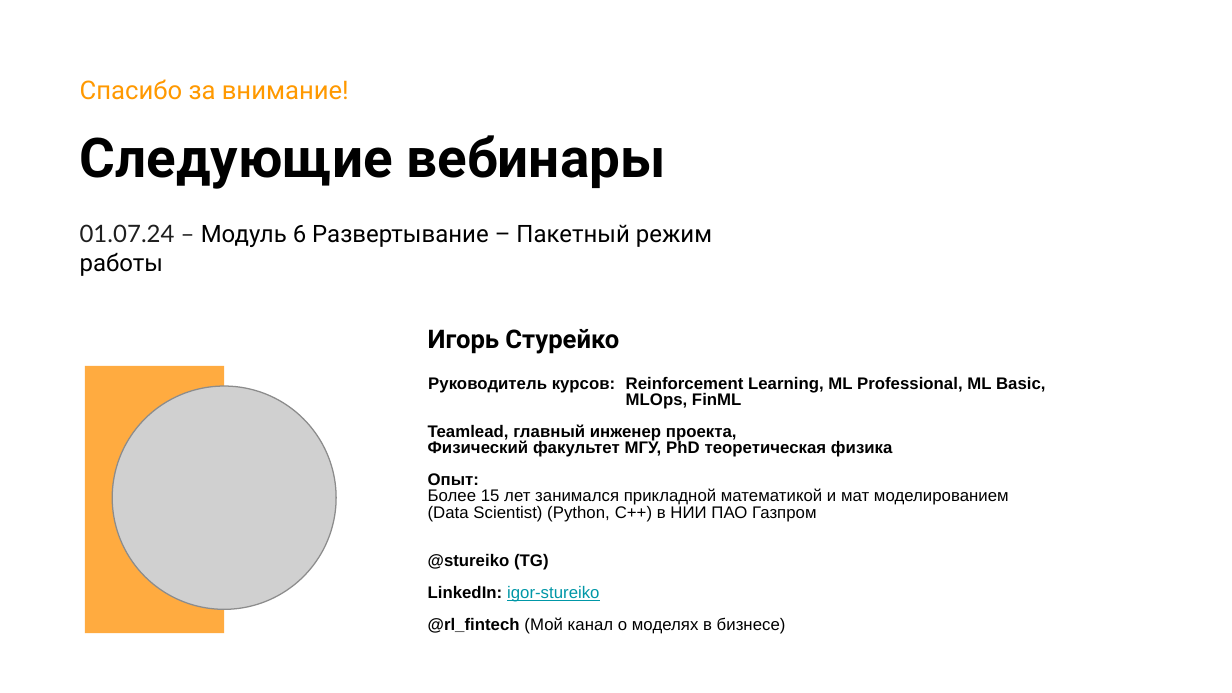
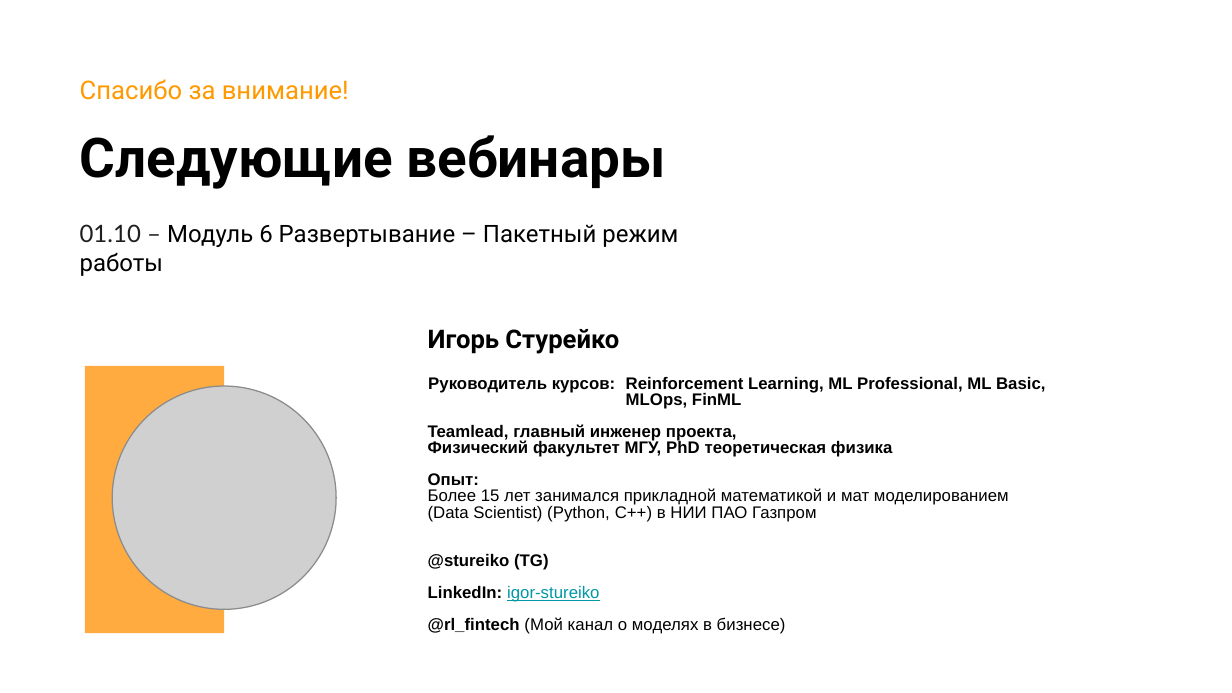
Before and after one commit to stureiko/Otus_lectures, a slide deck: slide 21 of MLOps/30 - Практика. Автоматическая валидация./Model_validation.pptx. Drawn at 1232x693 pixels with LibreOffice and Linux fonts; fonts in the diff are those of the drawing; grey boxes stand for pictures; background and template pictures are left out. Boxes give left, top, right and bottom in pixels: in the first picture for what was removed or moved away, otherwise in the second. Text is boxed around its words. In the diff, an @@ line names an element or a change of style, - is before the commit and + after.

```diff
--- a/MLOps/30 - Практика. Автоматическая валидация./Model_validation.pptx
+++ b/MLOps/30 - Практика. Автоматическая валидация./Model_validation.pptx
@@ text at box(80, 224, 678, 276): text changed @@
-01.07.24 – Модуль 6 Развертывание – Пакетный режим работы
+01.10 – Модуль 6 Развертывание – Пакетный режим работы
```
Also in this commit, not shown: 1 other slide changed, 9 other files.
